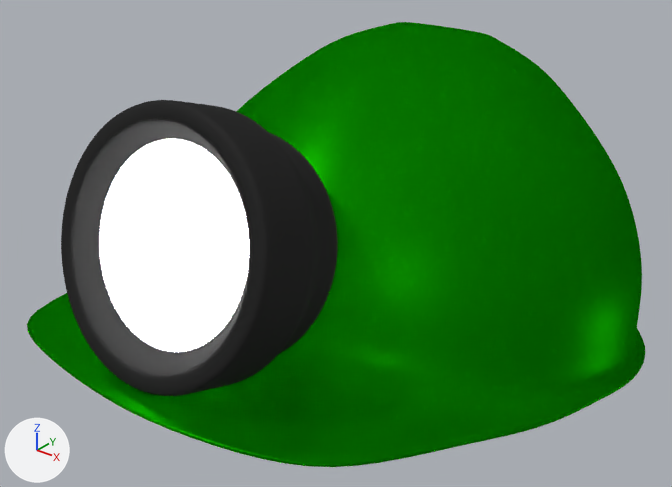
An edit to the Blender file Design/animals/talp/talpv2_casc_avatar.blend, drawn before and after from the same camera.
Rendered twice from a 50 mm camera at (0.647, -0.924, 0.844) aimed at (-0.038, -0.068, 0.313). Every picture has the same lights, and +X, +Y and +Z are marked at lower left.

The first picture shows 'talp'.
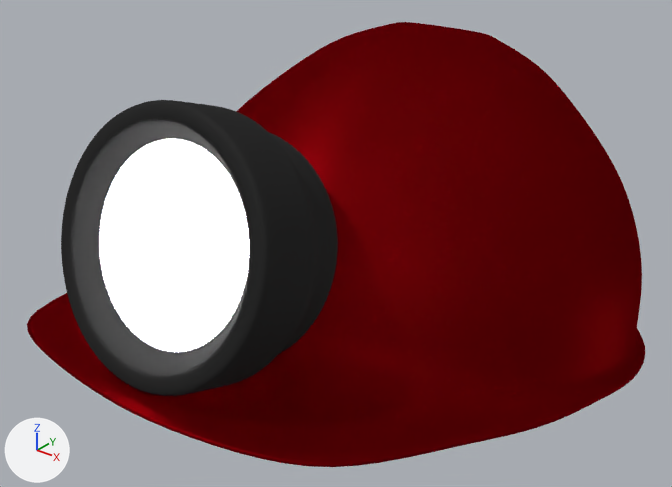
Location of each change, [x1, y1, x2, y2] in pixels of the pictures (672 x 487 px):
part 1 of me_cylinder, recoloured (green to red): [27, 22, 645, 467] in both

Patch to the scene script:
```diff
--- a/Design/animals/talp/talpv2_casc_avatar.blend.py
+++ b/Design/animals/talp/talpv2_casc_avatar.blend.py
@@ mat_casc_vermell @@
+mat_casc_vermell = bpy.data.materials.new('casc_vermell')
+# nodes: BsdfAnisotropic, BsdfDiffuse, Math, MixShader, OutputMaterial, RGBCurve, SubsurfaceScattering, Value
+# colours: dark red #6b0207
@@ me_cylinder @@
 me_cylinder.from_pydata(...)  # 960 vertices, 900 faces; spans x -0.352..0.331, y -0.442..0.431, z 0.046..0.619
 # used by ob_talp; location = (0.0, 0.0, 0.0); rotation_euler = (0.117, 0.0, 0.0), in degrees (6.7, 0, 0)
+# me_cylinder part 1: all 418 faces that had it switch from mat_casc_verd to mat_casc_vermell
 me_cylinder.materials.append(mat_lamp)
```
